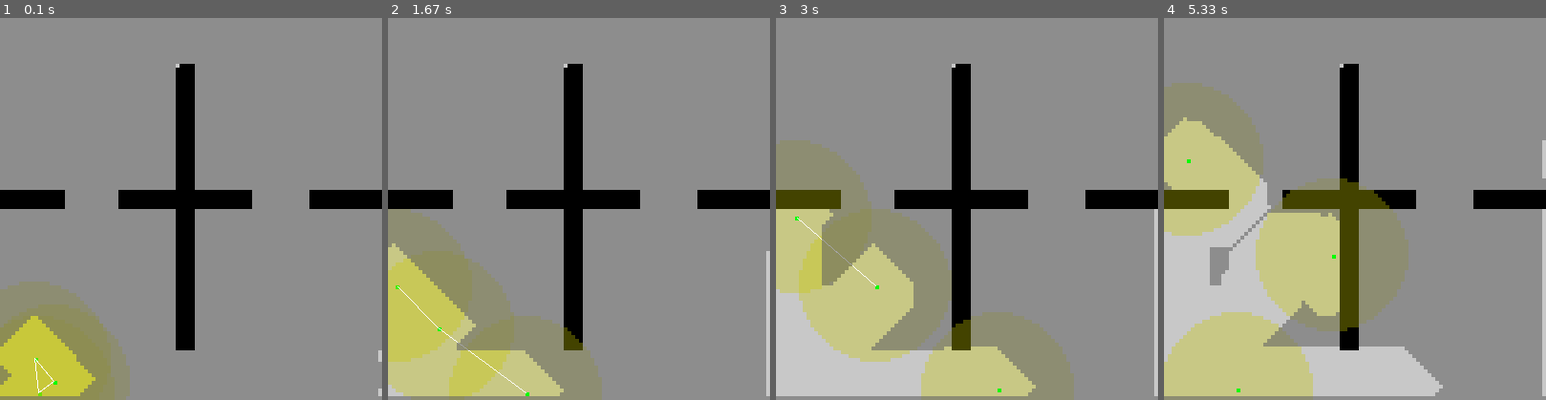
Above: before the commit, frames 1-4 (left to right).
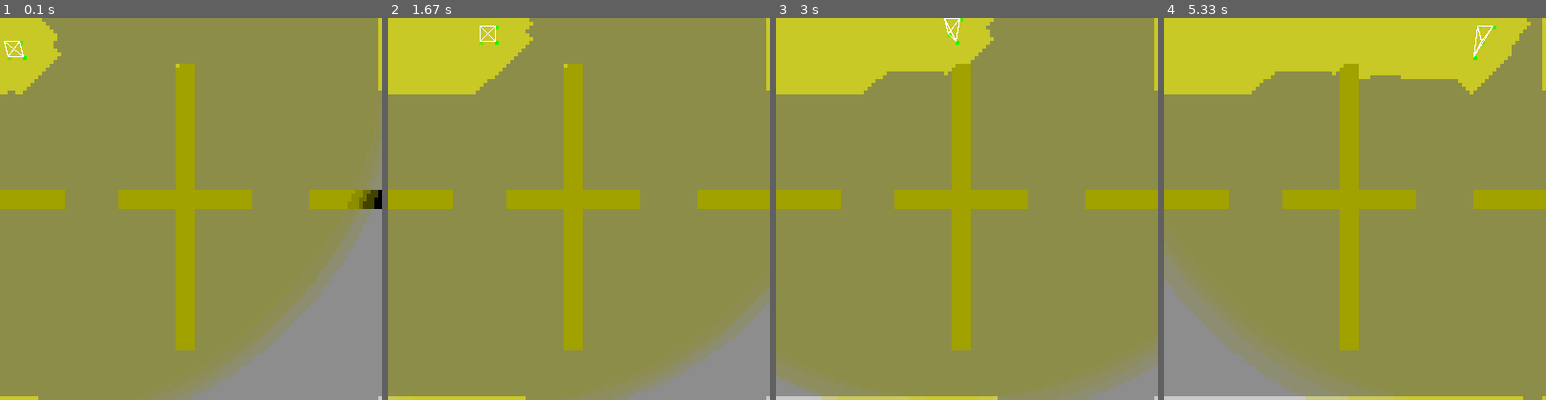
Above: after the commit, the same moments.

Repository: R1leMargoulin/RAPID
Game: pygame game, started from examples/program_examples/simulation_example.py
Same seed, same stepped clock (60 frames per second), same inputs: the game is played once before the commit and once after it.
Inputs:
- Up to frame 1 (0.1 s): no input
- Up to frame 2 (1.67 s): no input
- Up to frame 3 (3 s): no input
- Up to frame 4 (5.33 s): no input

The runs differ from the first frame. In frame 1, 86% of the frame differs, in the area x 0-100%, y 0-100%; in frame 2, 94%; in frame 3, 97%; in frame 4, 100%.

Commit message:
update rework utility as paper

Diff:
--- a/RAPID/Agents.py
+++ b/RAPID/Agents.py
@@ -15,7 +15,7 @@
 #TODO : les comportements sont EXACTEMENT les memes dans ground ou Aerial, je pourrais tout mettre dans robot...
 
 class Robot(Sprite):
-    def __init__(self, env:Environment, robot_id:int, size, color, init_transform = (0, 0, 0), max_speed = (2,2,2), vision_range=20, communication_range = 40, communication_period = 10, energy_amount = 1000, energy_cost_per_cell = 1, delta_replan=20, altruism = 0.4):#TODO rendre abstrait
+    def __init__(self, env:Environment, robot_id:int, size, color, init_transform = (0, 0, 0), max_speed = (2,2,2), vision_range=20, communication_range = 40, communication_period = 10, energy_amount = 1000, energy_cost_per_cell = 1, delta_replan=20):#TODO rendre abstrait
         """
         Robot class are our agents representing robots.
 
@@ -38,8 +38,6 @@
         # inital values
         self.env = env
         self.robot_id = robot_id
-
-        self.altruism = altruism
 
         # pygame agent components
         self.surf = Surface((4*size, 4*size), SRCALPHA, 32)
@@ -617,7 +615,7 @@
 
         #reshape importance of communication depending of the time from last communication:
         #print(f"robot {self.robot_id} : last com : {self.time_from_last_communication}")
-        self.shape_competence("communication", self.competences["communication"]["capability"], self.time_from_last_communication*(5/self.env.width), distance_treshold=self.communication_range, dispersion=0) #TODO enlever l'incrementation en dur, faire un parametre adequat
+        self.shape_competence("communication", self.competences["communication"]["capability"], np.exp( self.time_from_last_communication/ self.env.width), distance_treshold=self.communication_range, dispersion=0) #TODO enlever l'incrementation en dur, faire un parametre adequat
 
         if np.any(self.target):
             if self.path_to_target: #If we have a path to our target, we continue this path.
@@ -711,15 +709,15 @@
                             other_individual_values = np.append(other_individual_values, ocapability/ocost) #retest sans racine
 
                 #global_feasability = float(np.mean(other_individual_values))
-                global_feasability = float(np.max(other_individual_values))
+                collective_sufficiency = float(np.max(other_individual_values))
 
                 #collective utility
                 #TODO : check if that works STOPPEDHERE
                 #old backup #collective_utility = individual_utility - global_feasability * self.competences[ip["type"]]["dispersion"]
                 #backup #collective_utility = individual_utility / (global_feasability * np.exp(self.competences[ip["type"]]["dispersion"] - 1) )
-                collective_utility = 1 / (4*np.sqrt(global_feasability * np.exp(self.competences[ip["type"]]["dispersion"] - 1) )+0.000001) #+0.000001 parce que je ne comprends pas pourquoi mais il m'arrive d'avoir des div par zero...
+                #collective_utility = 1 / (4*np.sqrt(global_feasability * np.exp(self.competences[ip["type"]]["dispersion"] - 1) )+0.000001) #+0.000001 parce que je ne comprends pas pourquoi mais il m'arrive d'avoir des div par zero...
                 #final utility
-                utility = individual_utility + self.altruism * collective_utility
+                utility = individual_utility / collective_sufficiency
 
                 ip.update({"utility":utility})
                 #ip.update({"utility":collective_utility})
@@ -747,8 +745,8 @@
 
 class Ground(Robot):#TODO UPDATE ENERGY AMOUNT
 
-    def __init__(self, env, robot_id, size = 1, color = (0, 255, 0), init_transform = (0,0,0), max_speed = (1.0,0.0,1.5),vision_range=20, communication_range = 40, communication_period = 10, behavior_to_use = "random", energy_amount = 1000, energy_cost_per_cell = 1, altruism = 0.4):
-        super().__init__(env, robot_id, size, color, init_tr …(191 unchanged characters)… rgy_cost_per_cell = energy_cost_per_cell, altruism=altruism)
+    def __init__(self, env, robot_id, size = 1, color = (0, 255, 0), init_transform = (0,0,0), max_speed = (1.0,0.0,1.5),vision_range=20, communication_range = 40, communication_period = 10, behavior_to_use = "random", energy_amount = 1000, energy_cost_per_cell = 1):
+        super().__init__(env, robot_id, size, color, init_tr …(191 unchanged characters)… rgy_cost_per_cell = energy_cost_per_cell)
         self.behavior_space = ["random", "target_djikstra", "nearest_frontier", "minpos", "local_frontier", "action_selection"]
 
         #traversability ease in the env
@@ -820,8 +818,8 @@
 
 
 class Aerial(Robot): #TODO UPDATE ENERGY AMOUNT
-    def __init__(self, env, robot_id, size = 1, color = (255, 0, 0), init_transform = (0,0,0), max_speed = (1.0,1.0,1.5),vision_range=20, communication_range = 40, communication_period = 10, behavior_to_use = "random", energy_amount = 1000, energy_cost_per_cell = 1, altruism = 0.4):
-        super().__init__(env, robot_id, size, color, init_tr …(191 unchanged characters)… rgy_cost_per_cell = energy_cost_per_cell, altruism=altruism)
+    def __init__(self, env, robot_id, size = 1, color = (255, 0, 0), init_transform = (0,0,0), max_speed = (1.0,1.0,1.5),vision_range=20, communication_range = 40, communication_period = 10, behavior_to_use = "random", energy_amount = 1000, energy_cost_per_cell = 1):
+        super().__init__(env, robot_id, size, color, init_tr …(191 unchanged characters)… rgy_cost_per_cell = energy_cost_per_cell)
         self.behavior_space = ["random", "target_djikstra", "nearest_frontier", "minpos", "local_frontier", "action_selection"]
 
         #traversability ease in the env
--- a/examples/program_examples/simulation_example.py
+++ b/examples/program_examples/simulation_example.py
@@ -15,11 +15,11 @@
 
 ENV_IMAGE_PATH = "/home/erwan/Documents/RAPID/examples/env_images_example/cross_100_100.png"# CHANGE THE PATH
 
-NB_GROUND_AGENTS = 3
+NB_GROUND_AGENTS = 4
 NB_AERIAL_AGENTS = 2
 
 #pos_list = [[85,190,0], [95,190,0], [105,190,0], [115,190,0], [125,190,0], [100,180,0]]
-pos_list = [[10,99, 0], [10,89,0], [15,95,0]]
+pos_list = [[1,5,0], [1,10,0], [5,5,0], [5,10,0]]
 #pos_list = None
 
 img = Image.open(ENV_IMAGE_PATH)
@@ -50,10 +50,9 @@
                                     max_speed=(1,1,0.5), #warning : adapt max speeds if you use aerial or ground robots
                                     behavior_to_use="action_selection",
                                     vision_range=10,
-                                    communication_range=20,
-                                    communication_period=10,
-                                    energy_amount=1e6, #place a huge amount for no energy limitations
-                                    altruism=0.3
+                                    communication_range=100,
+                                    communication_period=100,
+                                    energy_amount=1e6 #place a huge amount for no energy limitations
                                 ))
         env.agents[-1].shape_competence("exploration", 1, 1)
 
